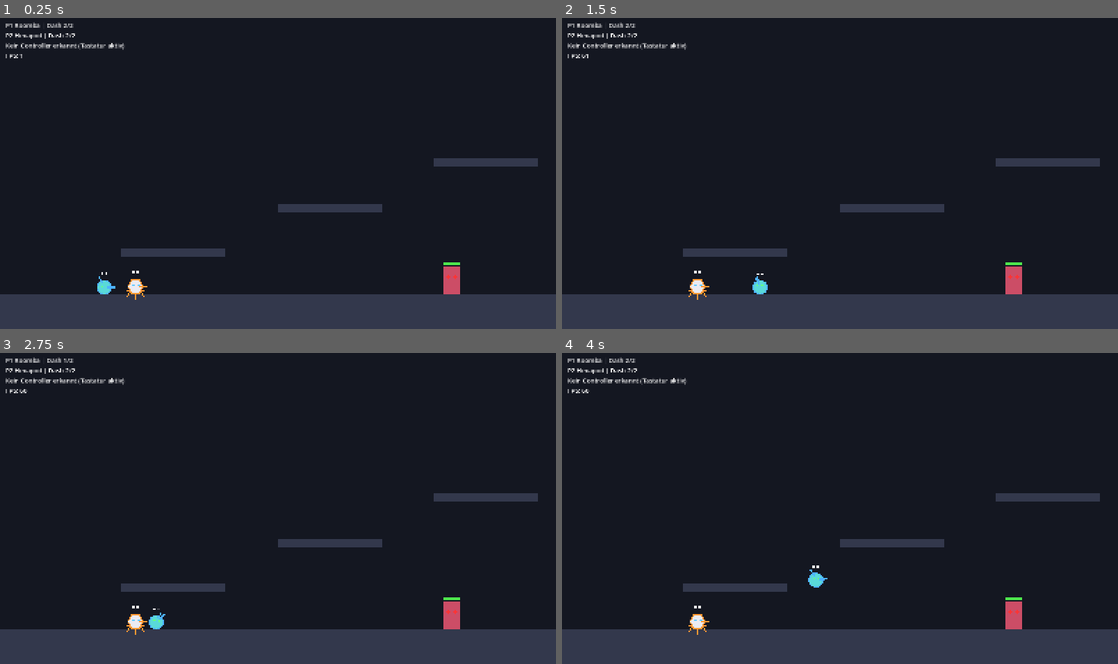
Above: before the commit, frames 1-4 (two rows, left to right).
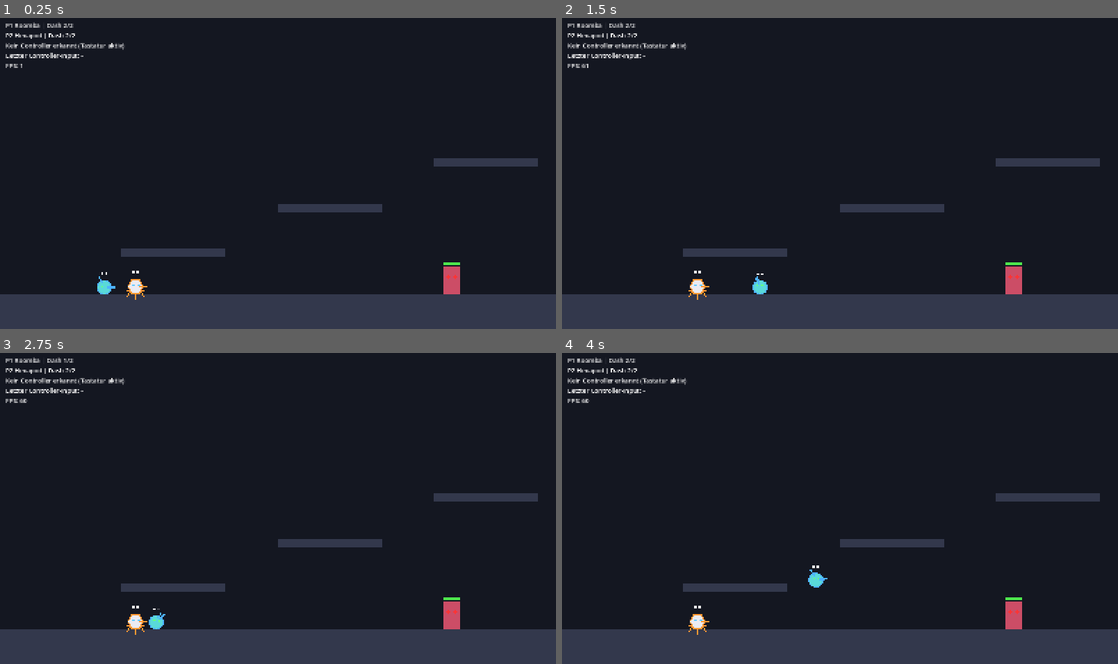
Above: after the commit, the same moments.

Repository: BearsinK/Ares
Game: Godot game, scene res://scenes/main.tscn
The game is run twice, just before and just after one commit, with the same random seed, the same clock (stepped at 60 frames per second) and the same inputs.
Inputs (mouse positions are in pixels of both pictures, inside the frame that each line leads up to):
- Up to frame 1 (0.25 s): no input
- Up to frame 2 (1.5 s): tap Enter (p1_confirm) at 0.5, 1.35 s; move the mouse to (962, 157) at 0.52 s; hold D (p1_right) from 0.53 s (still down); tap E (p1_ability) at 0.6 s; click (962, 157) at 0.67 s; tap Space (p1_jump) at 0.77 s; move the mouse to (728, 189) at 1.27 s
- Up to frame 3 (2.75 s): tap Space (p1_jump) at 1.52 s; move the mouse to (333, 440) at 2.02 s; release D (p1_right) at 2.03 s; hold A (p1_left) from 2.03 s (still down); tap Shift (p1_dash) at 2.1 s
- Up to frame 4 (4 s): move the mouse to (812, 570) at 2.77 s; release A (p1_left) at 2.78 s; hold D (p1_right) from 2.78 s (still down); tap F (p1_fire) at 2.85 s; click (812, 570) at 2.92 s; tap Space (p1_jump) at 3.02, 3.77 s; move the mouse to (1006, 555) at 3.52 s; tap R (p1_hook) at 3.6 s

The runs differ from the first frame. In frame 1, 0.2% of the frame differs, in the area x 1-15%, y 11-17%; in frame 2, 0.2%; in frame 3, 0.2%; in frame 4, 0.2%.

Commit message:
Add procedural sound, dying dummies with respawn, controller diagnostics
Co-Authored-By: Claude Sonnet 5.5 <noreply@anthropic.com>
Claude-Session: https://claude.ai/code/session_01LWfhWxkDekTWkUA5NKCt1X

Diff:
--- a/project.godot
+++ b/project.godot
@@ -17,6 +17,7 @@
 [autoload]
 
 InputSetup="*res://scripts/autoload/input_setup.gd"
+Sfx="*res://scripts/autoload/sfx.gd"
 
 [display]
 
--- /dev/null
+++ b/scripts/autoload/sfx.gd
@@ -0,0 +1,71 @@
+extends Node
+## Platzhalter-Sounds, die beim Start im Code erzeugt werden (keine Audiodateien).
+## Benutzung: Sfx.play("shoot")
+
+const MIX_RATE := 22050
+const POOL_SIZE := 16
+
+var _streams: Dictionary = {}
+var _players: Array[AudioStreamPlayer] = []
+var _next := 0
+var _last_played: Dictionary = {}
+
+
+func _ready() -> void:
+	for i in POOL_SIZE:
+		var player := AudioStreamPlayer.new()
+		player.volume_db = -6.0
+		add_child(player)
+		_players.append(player)
+
+	_streams["shoot"] = _synth(1100.0, 450.0, 0.07, "square", 0.22, 0.0)
+	_streams["shoot_heavy"] = _synth(500.0, 90.0, 0.22, "saw", 0.35, 0.3)
+	_streams["jump"] = _synth(280.0, 620.0, 0.12, "sine", 0.35, 0.0)
+	_streams["dash"] = _synth(700.0, 150.0, 0.16, "saw", 0.2, 0.7)
+	_streams["hit"] = _synth(260.0, 120.0, 0.07, "square", 0.25, 0.4)
+	_streams["kill"] = _synth(300.0, 40.0, 0.35, "saw", 0.4, 0.6)
+
+
+## Spielt einen Sound ab. Gleiche Sounds werden leicht gedrosselt, damit
+## Salven nicht zu einem Rauschen werden.
+func play(sound: String, pitch_variation := 0.1) -> void:
+	if not _streams.has(sound):
+		return
+	var now := Time.get_ticks_msec()
+	if now - int(_last_played.get(sound, -1000)) < 30:
+		return
+	_last_played[sound] = now
+	var player := _players[_next]
+	_next = (_next + 1) % POOL_SIZE
+	player.stream = _streams[sound]
+	player.pitch_scale = 1.0 + randf_range(-pitch_variation, pitch_variation)
+	player.play()
+
+
+func _synth(freq_start: float, freq_end: float, duration: float, wave: String, volume: float, noise: float) -> AudioStreamWAV:
+	var count := int(MIX_RATE * duration)
+	var data := PackedByteArray()
+	data.resize(count * 2)
+	var phase := 0.0
+	for i in count:
+		var t := float(i) / count
+		var freq := lerpf(freq_start, freq_end, t)
+		phase += freq / MIX_RATE
+		var cycle := fposmod(phase, 1.0)
+		var sample := 0.0
+		match wave:
+			"square":
+				sample = 1.0 if cycle < 0.5 else -1.0
+			"saw":
+				sample = cycle * 2.0 - 1.0
+			_:
+				sample = sin(cycle * TAU)
+		sample = lerpf(sample, randf_range(-1.0, 1.0), noise)
+		var envelope := pow(1.0 - t, 2.0)
+		data.encode_s16(i * 2, int(clampf(sample * envelope * volume, -1.0, 1.0) * 32767.0))
+	var stream := AudioStreamWAV.new()
+	stream.format = AudioStreamWAV.FORMAT_16_BITS
+	stream.mix_rate = MIX_RATE
+	stream.stereo = false
+	stream.data = data
+	return stream
--- a/scripts/game/main.gd
+++ b/scripts/game/main.gd
@@ -16,6 +16,10 @@
 var hud_label: Label
 var projectiles: Node2D
 
+const DUMMY_RESPAWN_TIME := 4.0
+var _respawns: Array[Dictionary] = []
+var _last_pad_event := "-"
+
 
 func _ready() -> void:
 	RenderingServer.set_default_clear_color(BG_COLOR)
@@ -26,10 +30,31 @@
 	_spawn_players()
 	_setup_camera()
 	_build_hud()
+	Input.joy_connection_changed.connect(_on_joy_connection_changed)
 
 
 func _process(_delta: float) -> void:
 	_update_hud()
+
+
+func _physics_process(delta: float) -> void:
+	for entry in _respawns:
+		entry.t -= delta
+		if entry.t <= 0.0:
+			_spawn_dummy(entry.pos)
+	_respawns = _respawns.filter(func(entry: Dictionary) -> bool: return entry.t > 0.0)
+
+
+func _input(event: InputEvent) -> void:
+	# Diagnose: zeigt im HUD, welcher Controller-Input zuletzt ankam.
+	if event is InputEventJoypadButton and event.pressed:
+		_last_pad_event = "Controller %d Taste %d" % [event.device, event.button_index]
+	elif event is InputEventJoypadMotion and absf(event.axis_value) > 0.5:
+		_last_pad_event = "Controller %d Achse %d (%.1f)" % [event.device, event.axis, event.axis_value]
+
+
+func _on_joy_connection_changed(device: int, connected: bool) -> void:
+	print("Controller %d %s: %s" % [device, "verbunden" if connected else "getrennt", Input.get_joy_name(device)])
 
 
 func _build_arena() -> void:
@@ -91,9 +116,18 @@
 
 func _spawn_dummies() -> void:
 	for x in [1300.0, 1900.0, 2400.0]:
-		var dummy := TestDummy.new()
-		dummy.position = Vector2(x, FLOOR_Y - 40.0)
-		add_child(dummy)
+		_spawn_dummy(Vector2(x, FLOOR_Y - 40.0))
+
+
+func _spawn_dummy(pos: Vector2) -> void:
+	var dummy := TestDummy.new()
+	dummy.position = pos
+	dummy.died.connect(_on_dummy_died)
+	add_child(dummy)
+
+
+func _on_dummy_died(pos: Vector2) -> void:
+	_respawns.append({"pos": pos, "t": DUMMY_RESPAWN_TIME})
 
 
 func _setup_camera() -> void:
@@ -138,5 +172,6 @@
 		lines.append("Kein Controller erkannt (Tastatur aktiv)")
 	for pad in pads:
 		lines.append("Controller %d: %s" % [pad, Input.get_joy_name(pad)])
+	lines.append("Letzter Controller-Input: %s" % _last_pad_event)
 	lines.append("FPS: %d" % Engine.get_frames_per_second())
 	hud_label.text = "\n".join(lines)
--- a/scripts/game/player.gd
+++ b/scripts/game/player.gd
@@ -154,10 +154,12 @@
 			velocity.y = -stats.jump_speed
 			_jump_buffer = 0.0
 			_coyote = 0.0
+			Sfx.play("jump")
 		elif _air_jumps_left > 0:
 			velocity.y = -stats.jump_speed
 			_jump_buffer = 0.0
 			_air_jumps_left -= 1
+			Sfx.play("jump")
 
 
 func _try_dash() -> void:
@@ -172,6 +174,7 @@
 	_dash_time_left = DASH_TIME
 	dash_charges -= 1
 	iframes = maxf(iframes, DASH_IFRAMES)
+	Sfx.play("dash")
 
 
 func _process_dash(delta: float) -> void:
@@ -200,6 +203,7 @@
 		return
 	_fire_cooldown = 1.0 / stats.fire_rate
 	var origin: Vector2 = global_position + aim_dir * (float(stats.radius) + 6.0)
+	Sfx.play("shoot_heavy" if float(stats.damage) > 20.0 else "shoot")
 	fired.emit(origin, aim_dir, stats.damage, self)
 
 
--- a/scripts/game/test_dummy.gd
+++ b/scripts/game/test_dummy.gd
@@ -1,13 +1,17 @@
 class_name TestDummy
 extends Area2D
-## Uebungspuppe zum Testen von Schuss und Schaden. Spaeter durch echte
-## Gegner ersetzt.
+## Uebungspuppe zum Testen von Schuss und Schaden. Stirbt bei 0 Leben und
+## meldet das ueber das Signal died, damit die Hauptszene sie ersetzen kann.
+## Spaeter durch echte Gegner ersetzt.
+
+signal died(spawn_position: Vector2)
 
 var max_health := 500.0
 var health := 500.0
 var half_size := Vector2(25.0, 40.0)
 
 var _flash := 0.0
+var _dead := false
 
 
 func _ready() -> void:
@@ -27,12 +31,43 @@
 
 
 func take_damage(amount: float, _source: Node) -> void:
+	if _dead:
+		return
 	health -= amount
 	_flash = 0.08
 	_spawn_number(amount)
+	Sfx.play("hit")
 	if health <= 0.0:
-		health = max_health
+		_die()
 	queue_redraw()
+
+
+func _die() -> void:
+	_dead = true
+	Sfx.play("kill")
+	_spawn_burst()
+	died.emit(position)
+	queue_free()
+
+
+func _spawn_burst() -> void:
+	var burst := CPUParticles2D.new()
+	burst.position = position
+	burst.emitting = true
+	burst.one_shot = true
+	burst.explosiveness = 1.0
+	burst.amount = 24
+	burst.lifetime = 0.6
+	burst.spread = 180.0
+	burst.initial_velocity_min = 150.0
+	burst.initial_velocity_max = 400.0
+	burst.gravity = Vector2(0.0, 900.0)
+	burst.scale_amount_min = 3.0
+	burst.scale_amount_max = 6.0
+	burst.color = Color(1.0, 0.4, 0.4)
+	get_parent().add_child(burst)
+	var timer := burst.get_tree().create_timer(1.0)
+	timer.timeout.connect(burst.queue_free)
 
 
 func _spawn_number(amount: float) -> void:
--- a/tests/smoke_test.gd
+++ b/tests/smoke_test.gd
@@ -1,21 +1,21 @@
-extends SceneTree
+extends Node
 ## Automatischer Smoke-Test: startet die Hauptszene, simuliert Eingaben und
 ## prueft Bewegung, Sprung, Dash, Schuss und die Hexapod-Regel.
-## Ausfuehren: godot --headless --path . --script res://tests/smoke_test.gd
+## Ausfuehren: godot --headless --path . res://tests/smoke_test.tscn
 
 var main: Node
 var failures := 0
 
 
-func _initialize() -> void:
+func _ready() -> void:
 	main = load("res://scenes/main.tscn").instantiate()
-	root.add_child(main)
+	add_child(main)
 	_run.call_deferred()
 
 
 func _frames(count: int) -> void:
 	for i in count:
-		await physics_frame
+		await get_tree().physics_frame
 
 
 func _check(condition: bool, message: String) -> void:
@@ -96,5 +96,24 @@
 	Input.action_release("p2_fire")
 	_check(shots[0] >= 1, "Hexapod schiesst im Stand (Schuesse: %d)" % shots[0])
 
+	# Puppe stirbt, verschwindet und kommt nach der Wartezeit zurueck
+	var dummy_count := 0
+	for child in main.get_children():
+		if child is TestDummy:
+			dummy_count += 1
+	dummy.take_damage(100000.0, p1)
+	await _frames(2)
+	var after_death := 0
+	for child in main.get_children():
+		if child is TestDummy:
+			after_death += 1
+	_check(after_death == dummy_count - 1, "Tote Puppe verschwindet (%d -> %d)" % [dummy_count, after_death])
+	await _frames(int(main.DUMMY_RESPAWN_TIME * 60.0) + 10)
+	var after_respawn := 0
+	for child in main.get_children():
+		if child is TestDummy:
+			after_respawn += 1
+	_check(after_respawn == dummy_count, "Puppe kommt zurueck (%d)" % after_respawn)
+
 	print("Fertig, Fehler: ", failures)
-	quit(failures)
+	get_tree().quit(failures)
--- /dev/null
+++ b/tests/smoke_test.tscn
@@ -0,0 +1,6 @@
+[gd_scene load_steps=2 format=3]
+
+[ext_resource type="Script" path="res://tests/smoke_test.gd" id="1_test"]
+
+[node name="SmokeTest" type="Node"]
+script = ExtResource("1_test")
Not shown, added: scripts/autoload/sfx.gd.uid
Not shown, added: tests/smoke_test.gd.uid
Not shown, changed: README.md
